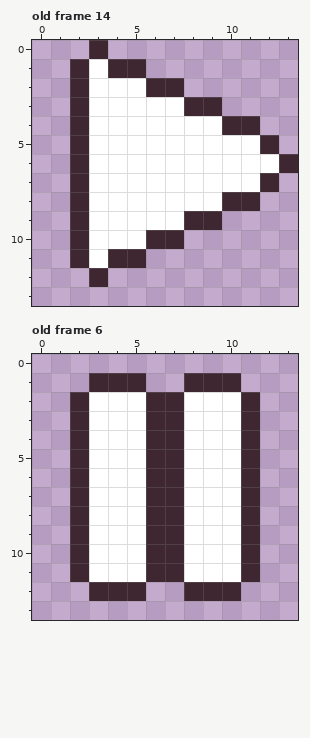
A pixel-art file gets an edit: art/uiicons.aseprite. Above, as it was before the edit.
14x14 pixels, 17 frames. Shown: old frame 14, old frame 6.
Now the later version:
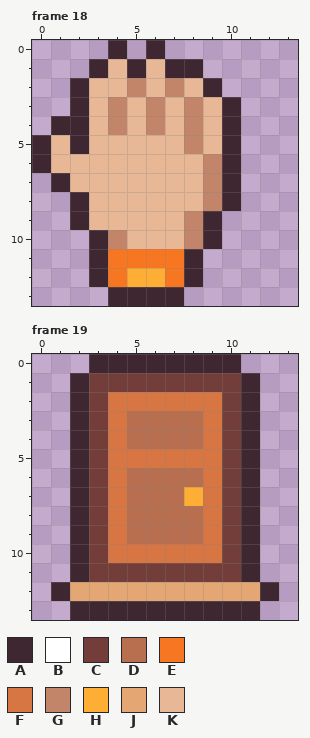
Palette (. is transparent): A #3e2731  B #ffffff  C #733e39  D #b86f50  E #f77622  F #d77643  G #c28569  H #feae34  J #e4a672  K #e8b796
A new or re-ordered frame is compared with the old frame closest to it.
Changes in this commit:
frames 17 -> 19
Changed rows in their new state; - is an unchanged pixel.
Frame 18 is new; against old frame 14:
first column x 0:
 0 ---.A-A-------
 1 --.AK-KAA-----
 2 ---KKGKGKA----
 3 ---KGKGKGKA---
 4 -A-KGKGKGK-.--
 5 AK-KKKKKGKA..-
 6 AKKKKKKKKGA...
 7 -AKKKKKKKGA..-
 8 ---KKKKKKG-.--
 9 ---KKKKKG-----
10 --.AGKKKGA----
11 --.AEEEEA-----
12 ----EHHEA-----
13 ----AAAA------
Frame 19 is new; against old frame 6:
first column x 1:
 0 --AAAAAAAA--
 1 -ACCCCCCCCA-
 2 --CFFFFFFC--
 3 --CFDDDDFC--
 4 --CFDDDDFC--
 5 --CFFFFFFC--
 6 --CFDDDDFC--
 7 --CFDDDHFC--
 8 --CFDDDDFC--
 9 --CFDDDDFC--
10 --CFFFFFFC--
11 --CCCCCCCC--
12 AJJJJJJJJJJA
13 -AAAAAAAAAA-
